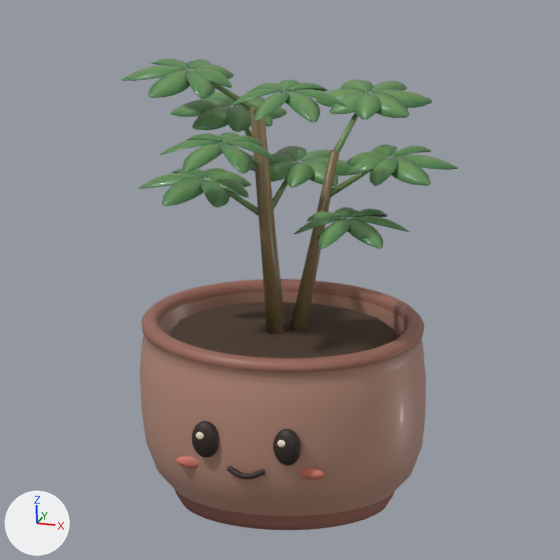
Renders of the Blender file assets/characters/dwarf-umbrella-tree/source/dwarf-umbrella-tree.blend from each side of a commit.
Before and after are seen from the file's camera 'Portrait camera'. The lights are fixed; the arrows at lower left show +X, +Y and +Z. The first picture is the older version.

The first picture shows 'Dwarf umbrella tree radial whorls', 'Eye', 'Eye.001', 'Soil', 'Wheel-thrown ceramic' and 5 more.
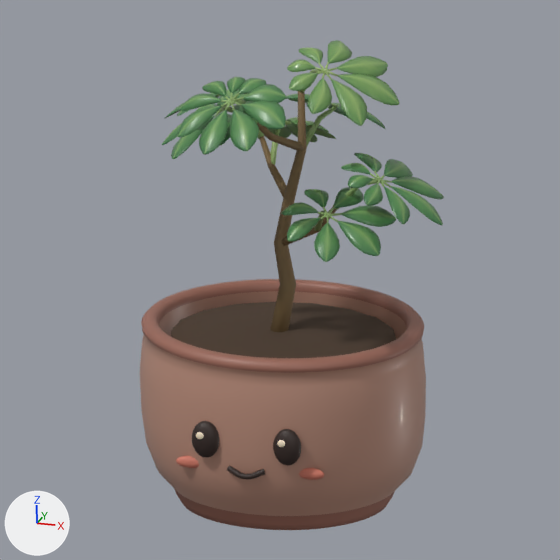
What differs and where, as boxes [x1, y1, x2, y2] in the pictures (560 x 560 px):
'Dwarf umbrella tree radial whorls', deleted (green): before [122, 58, 458, 334]
'Umbrella compound leaf 06', added (green): after [177, 77, 286, 155]
'Umbrella compound leaf 08', added (green): after [287, 40, 399, 126]
'Umbrella compound leaf 01', added (green): after [281, 187, 396, 262]
'Umbrella branched woody centerline', added (brown): after [257, 91, 337, 332]
'Umbrella compound leaf 02', added (green): after [333, 153, 444, 225]
'Umbrella compound leaf 05', added (green): after [162, 93, 254, 159]
'Umbrella compound leaf 03', added (green): after [264, 117, 336, 165]
'Umbrella compound leaf 07', added: after [286, 94, 385, 146]
'Umbrella compound leaf 04', added: after [164, 88, 264, 139]

What changed in the scene script:
```text
Add mat_umbrella_branched_woody_centerline_pigments:
    mat_umbrella_branched_woody_centerline_pigments = bpy.data.materials.new('Umbrella branched woody centerline pigments')
    mat_umbrella_branched_woody_centerline_pigments.use_nodes = True; mat_umbrella_branched_woody_centerline_pigments.node_tree.nodes.clear()
    _N = mat_umbrella_branched_woody_centerline_pigments.node_tree.nodes; _L = mat_umbrella_branched_woody_centerline_pigments.node_tree.links
    n0 = _N.new('ShaderNodeBsdfPrincipled'); n0.name = 'Principled BSDF'
    n0.inputs[2].default_value = 0.72  # 'Roughness'
    n0.inputs[19].default_value = 0.135  # 'Coat Weight'
    n1 = _N.new('ShaderNodeOutputMaterial'); n1.name = 'Material Output'
    n2 = _N.new('ShaderNodeVertexColor'); n2.name = 'Color Attribute'
    n2.layer_name = 'Botanical pigments'
    _L.new(n0.outputs[0], n1.inputs[0])  # 'BSDF' to 'Surface'
    _L.new(n2.outputs[0], n0.inputs[0])  # 'Color' to 'Base Color'
Add mat_umbrella_compound_leaf_01_pigments:
    mat_umbrella_compound_leaf_01_pigments = bpy.data.materials.new('Umbrella compound leaf 01 pigments')
    mat_umbrella_compound_leaf_01_pigments.use_nodes = True; mat_umbrella_compound_leaf_01_pigments.node_tree.nodes.clear()
    _N = mat_umbrella_compound_leaf_01_pigments.node_tree.nodes; _L = mat_umbrella_compound_leaf_01_pigments.node_tree.links
    n0 = _N.new('ShaderNodeBsdfPrincipled'); n0.name = 'Principled BSDF'
    n0.inputs[2].default_value = 0.35  # 'Roughness'
    n0.inputs[19].default_value = 0.135  # 'Coat Weight'
    n1 = _N.new('ShaderNodeOutputMaterial'); n1.name = 'Material Output'
    n2 = _N.new('ShaderNodeVertexColor'); n2.name = 'Color Attribute'
    n2.layer_name = 'Botanical pigments'
    _L.new(n0.outputs[0], n1.inputs[0])  # 'BSDF' to 'Surface'
    _L.new(n2.outputs[0], n0.inputs[0])  # 'Color' to 'Base Color'
Remove ob_dwarf_umbrella_tree_radial_whorls:
    ob_dwarf_umbrella_tree_radial_whorls = bpy.data.objects.new('Dwarf umbrella tree radial whorls', me_dwarf_umbrella_tree_radial_whorls)
Add ob_umbrella_branched_woody_centerline:
    ob_umbrella_branched_woody_centerline = bpy.data.objects.new('Umbrella branched woody centerline', me_umbrella_branched_woody_centerline)  # 161 vertices, 192 faces; spans x -0.245..0.362, y -0.232..0.352, z -0.053..1.432
    ob_umbrella_branched_woody_centerline.parent = ob_foliage_sway
    ob_umbrella_branched_woody_centerline.location = (0.0, 0.0, 0.0)
Add ob_umbrella_compound_leaf_08:
    ob_umbrella_compound_leaf_08 = bpy.data.objects.new('Umbrella compound leaf 08', me_umbrella_compound_leaf_08)  # 1495 vertices, 1628 faces; spans x 0.059..0.69, y -0.392..0.239, z 1.4..1.714
    ob_umbrella_compound_leaf_08.parent = ob_foliage_sway
    ob_umbrella_compound_leaf_08.location = (0.0, 0.0, 0.0)
Add ob_umbrella_compound_leaf_07:
    ob_umbrella_compound_leaf_07 = bpy.data.objects.new('Umbrella compound leaf 07', me_umbrella_compound_leaf_07)  # 1311 vertices, 1428 faces; spans x -0.113..0.515, y 0.044..0.655, z 1.086..1.365
    ob_umbrella_compound_leaf_07.parent = ob_foliage_sway
    ob_umbrella_compound_leaf_07.location = (0.0, 0.0, 0.0)
Add ob_umbrella_compound_leaf_06:
    ob_umbrella_compound_leaf_06 = bpy.data.objects.new('Umbrella compound leaf 06', me_umbrella_compound_leaf_06)  # 1679 vertices, 1828 faces; spans x -0.483..0.187, y -0.777..-0.205, z 1.302..1.618
    ob_umbrella_compound_leaf_06.parent = ob_foliage_sway
    ob_umbrella_compound_leaf_06.location = (0.0, 0.0, 0.0)
Add ob_umbrella_compound_leaf_05:
    ob_umbrella_compound_leaf_05 = bpy.data.objects.new('Umbrella compound leaf 05', me_umbrella_compound_leaf_05)  # 1495 vertices, 1628 faces; spans x -0.63..0.005, y -0.633..0.015, z 1.163..1.478
    ob_umbrella_compound_leaf_05.parent = ob_foliage_sway
    ob_umbrella_compound_leaf_05.location = (0.0, 0.0, 0.0)
Add ob_umbrella_compound_leaf_04:
    ob_umbrella_compound_leaf_04 = bpy.data.objects.new('Umbrella compound leaf 04', me_umbrella_compound_leaf_04)  # 1311 vertices, 1428 faces; spans x -0.824..-0.208, y 0.144..0.769, z 1.026..1.32
    ob_umbrella_compound_leaf_04.parent = ob_foliage_sway
    ob_umbrella_compound_leaf_04.location = (0.0, 0.0, 0.0)
Add ob_umbrella_compound_leaf_03:
    ob_umbrella_compound_leaf_03 = bpy.data.objects.new('Umbrella compound leaf 03', me_umbrella_compound_leaf_03)  # 1679 vertices, 1828 faces; spans x -0.518..0.129, y 0.219..0.785, z 0.868..1.181
    ob_umbrella_compound_leaf_03.parent = ob_foliage_sway
    ob_umbrella_compound_leaf_03.location = (0.0, 0.0, 0.0)
Add ob_umbrella_compound_leaf_02:
    ob_umbrella_compound_leaf_02 = bpy.data.objects.new('Umbrella compound leaf 02', me_umbrella_compound_leaf_02)  # 1495 vertices, 1628 faces; spans x 0.336..0.987, y -0.429..0.245, z 0.803..1.119
    ob_umbrella_compound_leaf_02.parent = ob_foliage_sway
    ob_umbrella_compound_leaf_02.location = (0.0, 0.0, 0.0)
Add ob_umbrella_compound_leaf_01:
    ob_umbrella_compound_leaf_01 = bpy.data.objects.new('Umbrella compound leaf 01', me_umbrella_compound_leaf_01)  # 1311 vertices, 1428 faces; spans x 0.094..0.708, y -0.625..-0.002, z 0.665..0.943
    ob_umbrella_compound_leaf_01.parent = ob_foliage_sway
    ob_umbrella_compound_leaf_01.location = (0.0, 0.0, 0.0)
```
